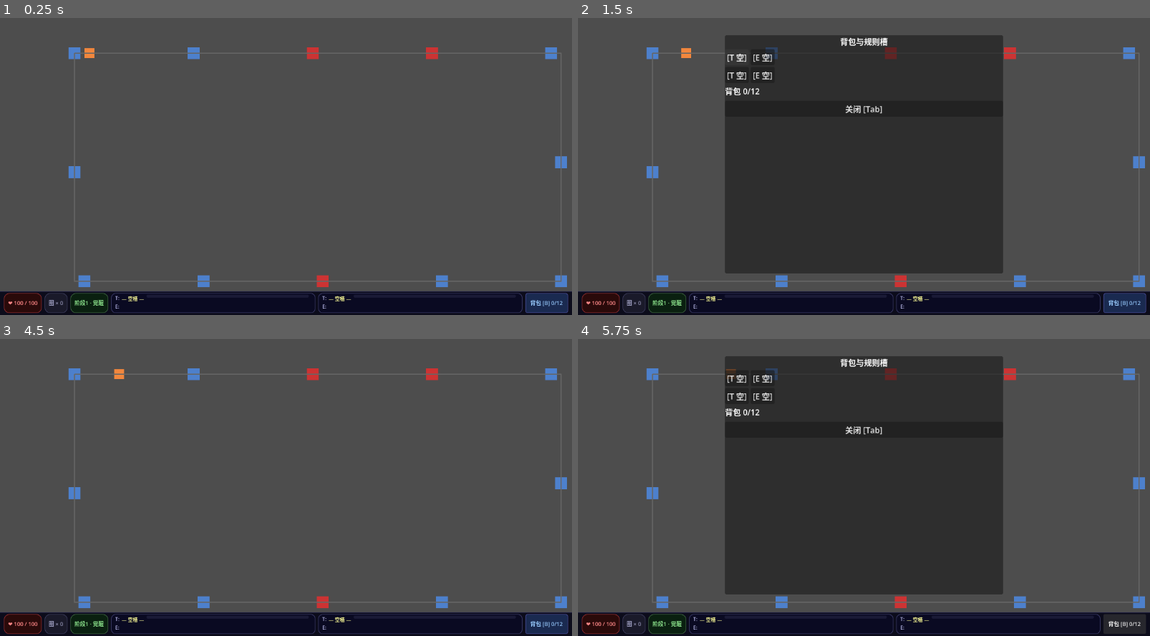
Above: before the commit, frames 1-4 (two rows, left to right).
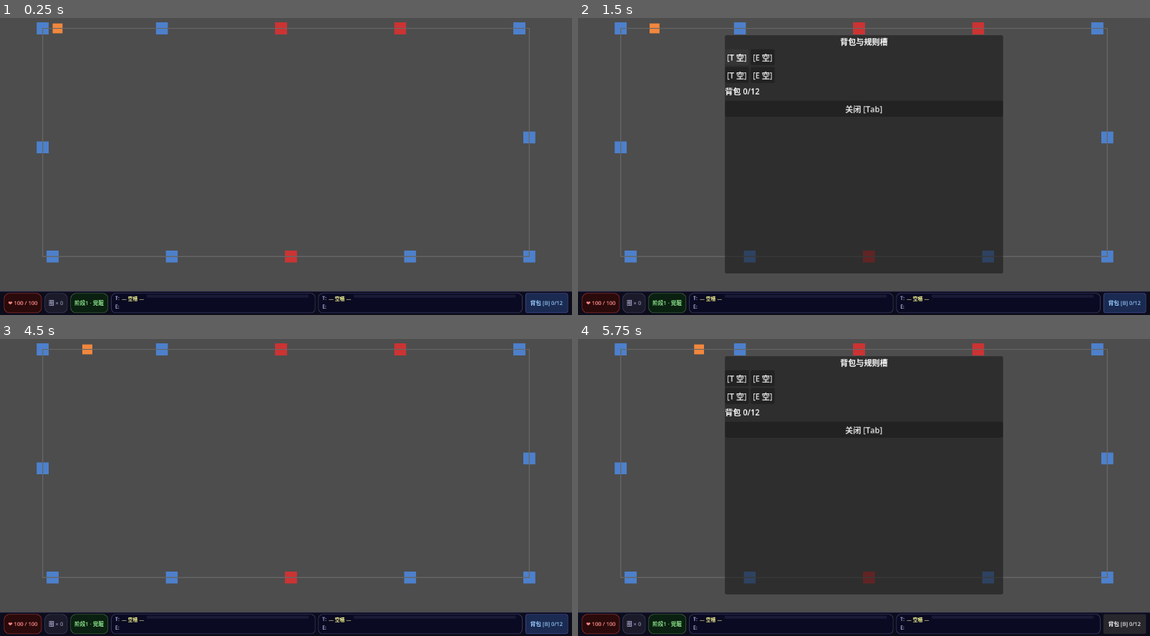
Above: after the commit, the same moments.

Repository: 595145489/attribute-loop
Game: Godot game, scene res://scenes/main.tscn
Two runs of this game, one before a commit and one after it. Both use one fixed random seed, a clock stepped at 60 frames per second and the inputs below.
Inputs:
- Up to frame 1 (0.25 s): no input
- Up to frame 2 (1.5 s): click "背包 [B] 0/12" at 0.5 s; click "[T 空]" at 1.25 s
- Up to frame 3 (4.5 s): click "[E 空]" at 2 s; click "[T 空]" at 2.75 s; click "[E 空]" at 3.5 s; click "关闭 [Tab]" at 4.25 s
- Up to frame 4 (5.75 s): click "背包 [B] 0/12" at 5 s

The runs differ from the first frame. In frame 1, 2.8% of the frame differs, in the area x 6-100%, y 1-91%; in frame 2, 2.6%; in frame 3, 2.9%; in frame 4, 2.6%.

Commit message:
fix: equip clears component from existing slot before reassigning (prevents duplication); center track to 86,70-1066,530

Diff:
--- a/scenes/main.tscn
+++ b/scenes/main.tscn
@@ -12,7 +12,7 @@
 
 [sub_resource type="Curve2D" id="Curve2D_track"]
 _data = {
-"points": PackedVector2Array(0, 0, 0, 0, 150, 120, 0, 0, 0, 0, 1130, 120, 0, 0, 0, 0, 1130, 580, 0, 0, 0, 0, 150, 580, 0, 0, 0, 0, 150, 120),
+"points": PackedVector2Array(0, 0, 0, 0, 86, 70, 0, 0, 0, 0, 1066, 70, 0, 0, 0, 0, 1066, 530, 0, 0, 0, 0, 86, 530, 0, 0, 0, 0, 86, 70),
 "tilts": PackedFloat32Array(0, 0, 0, 0, 0)
 }
 
@@ -32,7 +32,7 @@
 [node name="EnemiesContainer" type="Node2D" parent="."]
 
 [node name="TrackLine" type="Line2D" parent="."]
-points = PackedVector2Array(150, 120, 1130, 120, 1130, 580, 150, 580, 150, 120)
+points = PackedVector2Array(86, 70, 1066, 70, 1066, 530, 86, 530, 86, 70)
 width = 2.0
 default_color = Color(0.4, 0.4, 0.4, 1)
 
--- a/src/autoloads/GameState.gd
+++ b/src/autoloads/GameState.gd
@@ -43,6 +43,12 @@
 	inventory.erase(c)
 
 func equip(c: ComponentData, slot_idx: int, as_trigger: bool) -> void:
+	# Remove c from any rule slot it already occupies (move, not copy)
+	for s in rule_slots:
+		if s["trigger"] == c:
+			s["trigger"] = null
+		if s["effect"] == c:
+			s["effect"] = null
 	var slot = rule_slots[slot_idx]
 	var sub_key = "trigger" if as_trigger else "effect"
 	var displaced = slot[sub_key]
